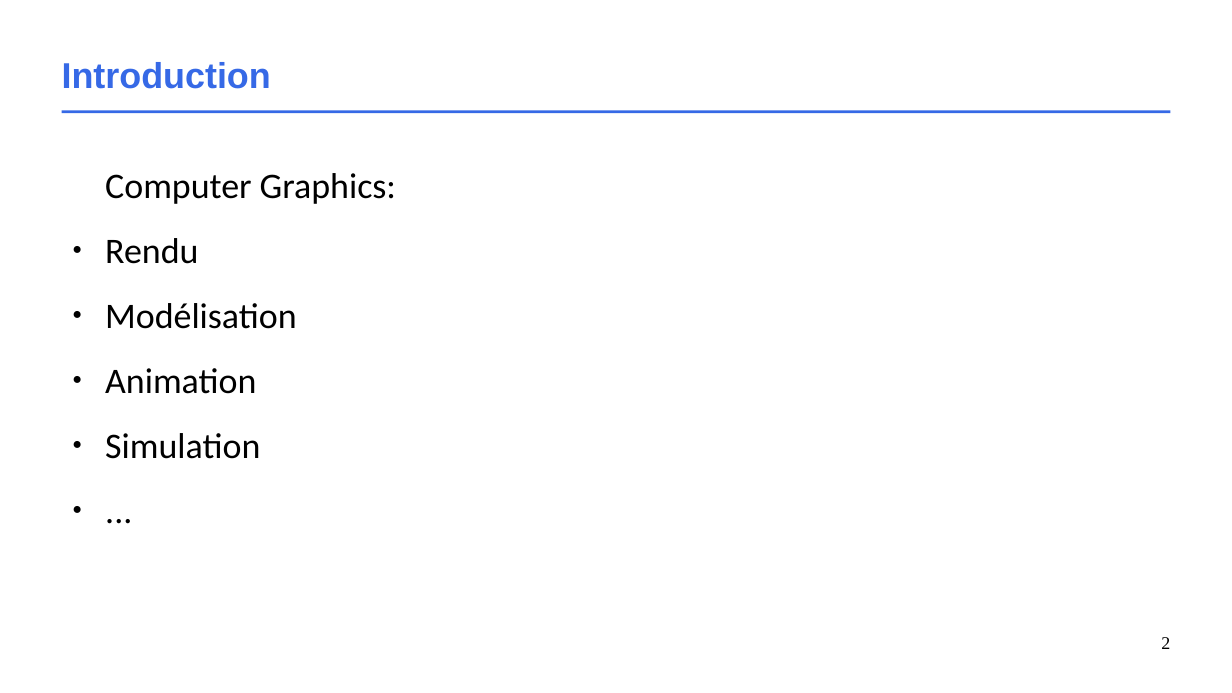
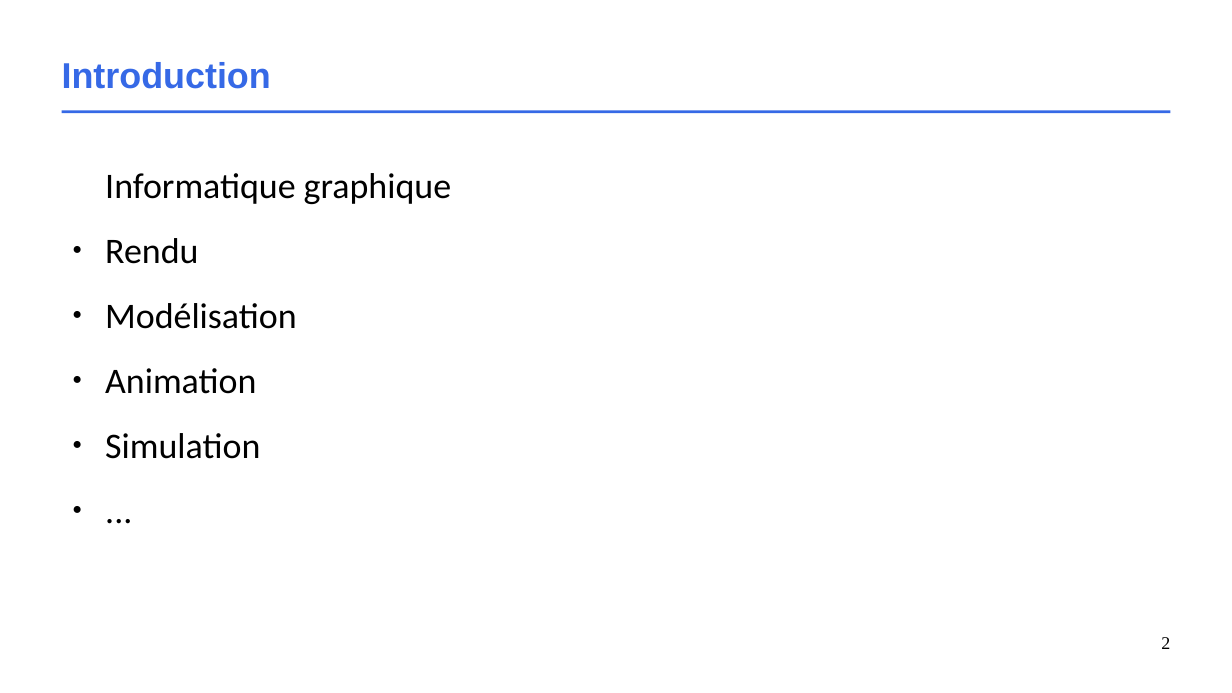
Before and after one commit to schreckc/schreckc.github.io, a slide deck: slide 2 of cours/graphics_shader.odp. Drawn at 1232x693 pixels with LibreOffice and Linux fonts; fonts in the diff are those of the drawing. Boxes give left, top, right and bottom in pixels: in the first picture for what was removed or moved away, otherwise in the second. Text is boxed around its words. In the diff, an @@ line names an element or a change of style, - is before the commit and + after.

Commit message:
updated slides intro shader

```diff
--- a/cours/graphics_shader.odp
+++ b/cours/graphics_shader.odp
@@ text at <box>105,173,451,204</box>: text changed @@
-Computer Graphics:
+Informatique graphique
```
Also in this commit, not shown: 1 other slide changed, 1 slide added, 1 slide removed, 1 other file.
